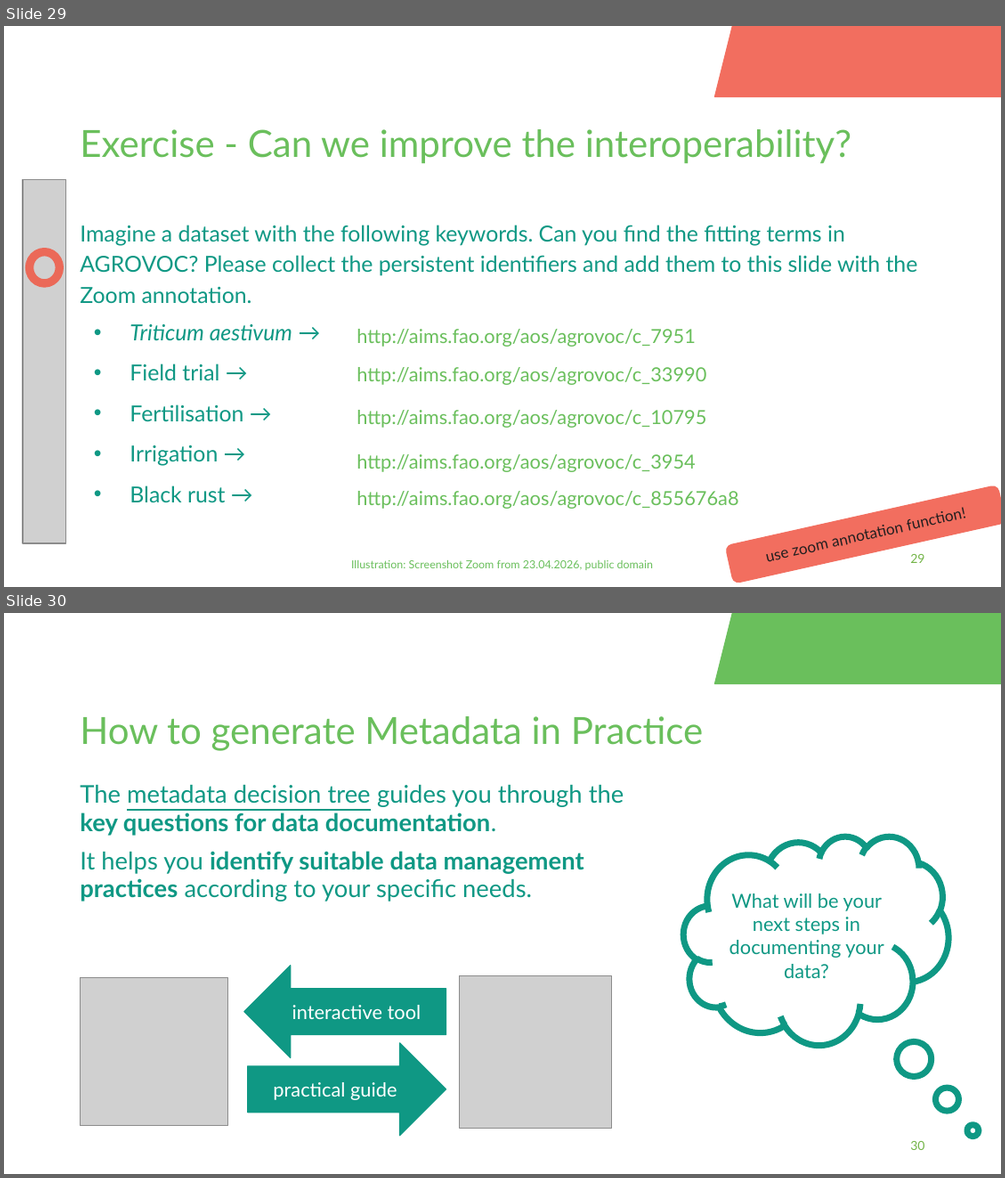
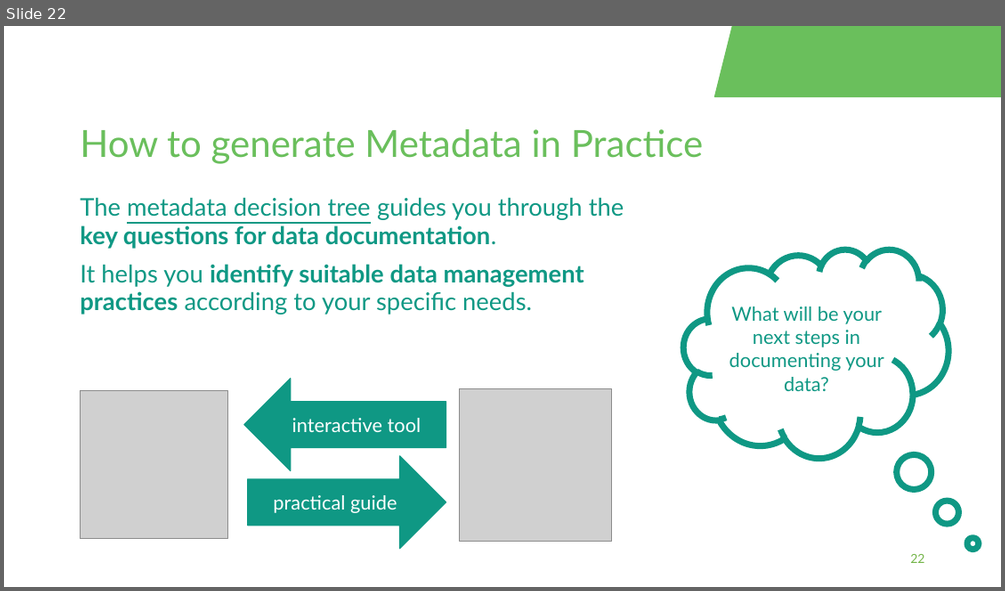
Before and after one commit to fairagro/FAIRagro_Modular-RDM-Training-Material, a slide deck: FAIRagro_Trainings_planned/2026-11_YSM_JKI/20261117-04-Lego-Discussion-and-Documentation-30min-Bosse.odp. Shown one above the other, each under a label of ours: slides 29 and 30 before the commit, slide 22 after it. The pictures are 1005x1178 and 1005x591 pixels, drawn with LibreOffice and Linux fonts; fonts in the diff are those of the drawing; grey boxes stand for pictures; background and template pictures are left out. Boxes give left, top, right and bottom in pixels: in the first picture for what was removed or moved away, otherwise in the second. Text is boxed around its words. In the diff, an @@ line names an element or a change of style, - is before the commit and + after.

```diff
--- a/FAIRagro_Trainings_planned/2026-11_YSM_JKI/20261117-04-Lego-Discussion-and-Documentation-30min-Bosse.odp
+++ b/FAIRagro_Trainings_planned/2026-11_YSM_JKI/20261117-04-Lego-Discussion-and-Documentation-30min-Bosse.odp
@@ slide 29 removed at (x1=4, y1=26, x2=1001, y2=587), background #FFFFFF @@
@@ parallelogram removed at (x1=715, y1=26, x2=1001, y2=97) @@
@@ title removed at (x1=80, y1=129, x2=851, y2=163) @@
-Exercise - Can we improve the interoperability?
@@ picture removed at (x1=23, y1=179, x2=67, y2=543) @@
@@ text removed at (x1=80, y1=224, x2=918, y2=503) @@
-Imagine a dataset with the following keywords. Can you find the fitting terms in AGROVOC? Please collect the persistent identifiers and add them to this slide with the Zoom annotation.
-• Triticum aestivum →
-• Field trial →
-• Fertilisation →
-• Irrigation →
-• Black rust →
@@ ellipse removed at (x1=30, y1=251, x2=60, y2=283) @@
@@ text removed at (x1=356, y1=329, x2=695, y2=346) @@
-http://aims.fao.org/aos/agrovoc/c_7951
@@ text removed at (x1=356, y1=367, x2=706, y2=385) @@
-http://aims.fao.org/aos/agrovoc/c_33990
@@ text removed at (x1=356, y1=410, x2=706, y2=427) @@
-http://aims.fao.org/aos/agrovoc/c_10795
@@ text removed at (x1=356, y1=454, x2=695, y2=472) @@
-http://aims.fao.org/aos/agrovoc/c_3954
@@ text removed at (x1=356, y1=491, x2=738, y2=508) @@
-http://aims.fao.org/aos/agrovoc/c_855676a8
@@ rounded rectangle removed at (x1=725, y1=484, x2=1001, y2=583) @@
-use zoom annotation function!
@@ page number removed at (x1=910, y1=554, x2=924, y2=563) @@
-29
@@ text removed at (x1=351, y1=560, x2=653, y2=570) @@
-Illustration: Screenshot Zoom from 23.04.2026, public domain
@@ what was slide 30 is now slide 22 @@
@@ page number at (x1=910, y1=554, x2=924, y2=563): text changed @@
-30
+22
```
Also in this commit, not shown: 2 slides changed, 7 other slides removed, 28 other files.
